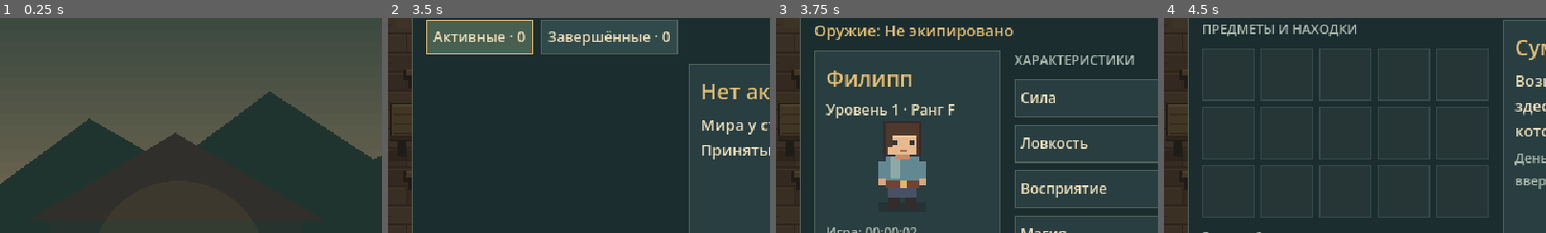
Above: before the commit, frames 1-4 (left to right).
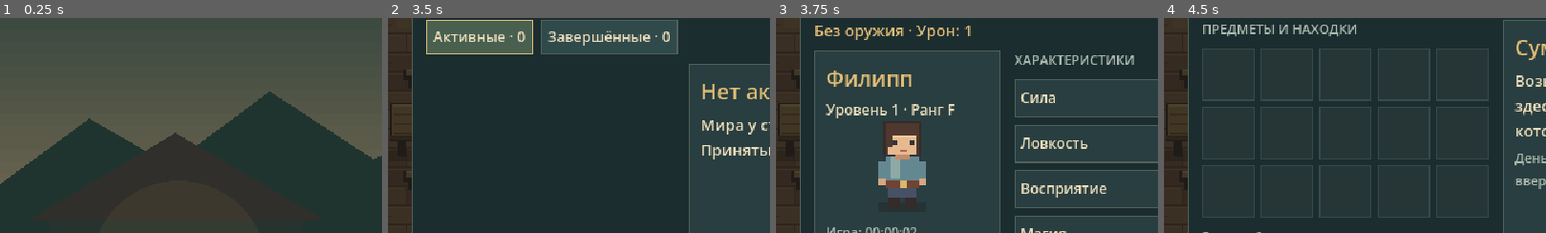
Above: after the commit, the same moments.

Repository: Zmeika-odinochka/EllaraRPG
Game: Godot game, scene res://scenes/main_menu.tscn
Two runs of this game, one before a commit and one after it. Both use one fixed random seed, a clock stepped at 60 frames per second and the inputs below.
Inputs (mouse positions are % of the whole screen's width and height, from its top left):
- Up to frame 1 (0.25 s): no input
- Up to frame 2 (3.5 s): click "Новая игра" at 0.5 s; click "СЛОТ 1 · Пусто" at 1.25 s; tap Enter at 2 s; move the mouse to (72, 45) at 2.02 s; hold D (move_right) 2.03-2.78 s; hold E (interact) 2.03-2.78 s; click (72, 45) at 2.17 s; move the mouse to (30, 55) at 2.77 s; hold S (move_down) from 2.78 s (still down); tap J (journal) at 2.85 s; click (30, 55) at 2.92 s
- Up to frame 3 (3.75 s): release S (move_down) at 3.5 s; click "Герой" at 3.5 s
- Up to frame 4 (4.5 s): click "Сумка · I" at 4.25 s
The pictures show only the part of the screen within x 0-50%, y 25-75%; the shares and areas given below are measured in that part.

Frames 1-2 are identical in both runs. In frame 3, 1.4% of the frame differs, in the area x 10-63%, y 3-11%; in frame 4, nothing differs.

Commit message:
Apply equipped weapon damage and visuals; silence transition save notices

Diff:
--- a/scripts/character_panel.gd
+++ b/scripts/character_panel.gd
@@ -205,6 +205,7 @@
 	details.add_child(info)
 	details.add_child(UI.label("Количество: %d" % int(state.inventory.get(id, 0)), 12, UI.MUTED))
 	if id == "simple_dagger":
+		details.add_child(UI.label("Базовый урон: %d" % state.Weapons.DAGGER.base_damage,12,UI.GOLD))
 		var equip := UI.button("Снять оружие" if state.equipped_weapon == id else "Экипировать",true)
 		equip.pressed.connect(toggle_weapon)
 		details.add_child(equip)
@@ -215,7 +216,7 @@
 func build_hero() -> void:
 	var equipment := HBoxContainer.new()
 	body.add_child(equipment)
-	var slot := UI.label("Оружие: " + ("Простой кинжал" if state.equipped_weapon == "simple_dagger" else "Не экипировано"), 13, UI.GOLD)
+	var slot := UI.label(("Кинжал" if state.equipped_weapon == "simple_dagger" else "Без оружия") + " · Урон: %d" % state.weapon_base_damage(), 13, UI.GOLD)
 	slot.size_flags_horizontal = Control.SIZE_EXPAND_FILL
 	equipment.add_child(slot)
 	if state.inventory.has("simple_dagger"):
--- a/scripts/city_dialogue.gd
+++ b/scripts/city_dialogue.gd
@@ -65,6 +65,7 @@
 	item.size_flags_horizontal = Control.SIZE_EXPAND_FILL
 	goods.add_child(item)
 	item.add_child(UI.label("Простой кинжал · 24 медяка",16,UI.GOLD))
+	item.add_child(UI.label("Базовый урон: %d" % state.Weapons.DAGGER.base_damage,12,UI.GOLD))
 	purse = UI.label("",12)
 	item.add_child(purse)
 	status = UI.label("",11,UI.MUTED)
--- a/scripts/game_hud.gd
+++ b/scripts/game_hud.gd
@@ -81,6 +81,7 @@
 	toast_panel.visible = not world.dialogue.is_open and not world.character_panel.is_open and not world.busy
 
 func on_saved(slot: int, reason: String) -> void:
+	if reason == "transition": return
 	if reason == "reward" and toast_remaining > 0:
 		return # The reward notice already represents this saved event.
 	elif reason == "work":
--- a/scripts/post_combat.gd
+++ b/scripts/post_combat.gd
@@ -6,7 +6,8 @@
 const RETRY := Vector2(144, 240)
 const TERRITORY := Rect2(112, 80, 224, 176)
 const MAX_HEALTH := 100
-const ENEMY_HEALTH := 3
+# The old three-hit counter is now health: three dagger hits, eighteen punches.
+const ENEMY_HEALTH := 18
 const ATTACK_RANGE := 42.0
 const WINDUP := 0.72
 const STRIKE := 0.16
@@ -30,6 +31,8 @@
 var swing_direction := Vector2.RIGHT
 var swing_time := 0.0
 var swing_resolved := false
+var swing_weapon := ""
+var swing_damage := 1
 var invulnerability := 0.0
 var enemy_flash := 0.0
 var player_flash := 0.0
@@ -177,6 +180,9 @@
 	player.facing = Vector2(signf(swing_direction.x),0) if absf(swing_direction.x)>absf(swing_direction.y) else Vector2(0,signf(swing_direction.y))
 	swing_time = 0.5
 	swing_resolved = false
+	# Keep the picture and damage of this swing consistent if equipment changes.
+	swing_weapon = state.equipped_weapon
+	swing_damage = state.weapon_base_damage()
 	strikes_started += 1
 	return true
 
@@ -226,7 +232,7 @@
 func resolve_swing() -> void:
 	if phase in ["cleared", "returning"]: return
 	if not in_arc(player.position, enemy.position, swing_direction, ATTACK_RANGE): return
-	enemy_health -= 1
+	enemy_health = maxi(0, enemy_health-swing_damage)
 	enemy_flash = 0.18
 	engaged = true
 	if enemy_health <= 0:
--- a/scripts/post_combat_art.gd
+++ b/scripts/post_combat_art.gd
@@ -39,8 +39,9 @@
 	pixel(head+Vector2(-3,-2),Vector2(2,2),eye)
 	pixel(head+Vector2(2,-2),Vector2(2,2),eye)
 	if combat.engaged:
-		for i in range(combat.ENEMY_HEALTH):
-			pixel(Vector2(-13+i*9,-32),Vector2(7,3),"c68a68" if i<combat.enemy_health else "293734")
+		pixel(Vector2(-13,-32),Vector2(26,3),"293734")
+		var width := ceilf(26.0*combat.enemy_health/combat.ENEMY_HEALTH)
+		if width>0: pixel(Vector2(-13,-32),Vector2(width,3),"c68a68")
 
 func draw_warning() -> void:
 	if combat.phase in ["windup","strike"]:
@@ -61,13 +62,20 @@
 	if combat.swing_time>0.18:
 		var progress: float = clampf((0.5-combat.swing_time)/0.32,0,1)
 		var origin: Vector2 = combat.player.position+Vector2(0,-14)
+		if combat.swing_weapon == "":
+			var reach := 10.0+22.0*sin(progress*PI)
+			var fist: Vector2 = (origin+combat.swing_direction*reach).round()
+			draw_line(origin,(fist-combat.swing_direction*3).round(),Color("648892"),5)
+			pixel(fist-Vector2(3,3),Vector2(6,6),"d7a77f")
+			pixel(fist-Vector2(2,3),Vector2(4,2),"f3cc9d")
+			return
 		var direction: Vector2 = combat.swing_direction.rotated(-1.0+progress*2.0)
-		var hand := (origin+direction*9).round()
-		var tip := (origin+direction*32).round()
+		var hand := (origin+direction*12).round()
+		var tip := (origin+direction*28).round()
 		draw_line(hand,tip,Color("243332"),5)
 		draw_line(hand,tip,Color("c7cec0"),3)
 		draw_line(hand,(hand+direction*6).round(),Color("87603d"),3)
-		var cross := direction.orthogonal()*4
+		var cross := direction.orthogonal()*3
 		draw_line((hand+direction*7-cross).round(),(hand+direction*7+cross).round(),Color("c1a876"),2)
 		if combat.swing_time<0.38:
 			for i in range(9):
--- a/tests/city.gd
+++ b/tests/city.gd
@@ -76,6 +76,7 @@
 	talk.refresh()
 	await frames(3)
 	check(Rect2(0,0,640,360).encloses(talk.panel.get_global_rect()),"Shop fits 640x360")
+	check(visible_text(talk).contains("Базовый урон: 6"),"Shop shows dagger damage")
 	await capture("city-armory-shop.png")
 	await key_press(KEY_ESCAPE)
 	check(paused and talk.is_open and not state.buy_dagger(),"Pause preserves shop and blocks purchases")
@@ -94,10 +95,12 @@
 	await key_press(KEY_ENTER)
 	check(state.equipped_weapon=="simple_dagger" and state.read_slot(1).equipped_weapon=="simple_dagger","Keyboard equip persists")
 	check(state.weapon_base_damage()==6,"Weapon model exposes dagger base damage")
+	check(visible_text(game.character_panel).contains("Базовый урон: 6"),"Dagger details show damage")
 	await capture("city-dagger-bag.png")
 	game.character_panel.switch_tab("hero")
 	await frames(3)
 	await capture("city-weapon-slot.png")
+	check(visible_text(game.character_panel).contains("Кинжал · Урон: 6"),"Weapon slot shows equipped damage")
 	check(Rect2(0,0,640,360).encloses(game.character_panel.panel.get_global_rect()),"Equipped hero panel fits viewport")
 	game.character_panel.close()
 	var saved: Dictionary = state.read_slot(1)
@@ -152,13 +155,24 @@
 			await frames(5)
 			game = current_scene
 			check(game.scene_file_path==entry.scene,"Connected district: "+scene+" -> "+entry.scene)
+			check(game.hud.toast_remaining==0,"Transition does not show a save toast")
 	# Road return now uses the southern gateway, with no weapon requirement.
+	state.game_active = true
 	state.pending_spawn = Vector2(100,410)
 	game = await load_world(state.OUTSKIRTS_SCENE)
 	await key_press(KEY_E)
 	await frames(5)
 	game = current_scene
 	check(game.scene_file_path==City.GATES and state.equipped_weapon=="","Old road returns to city without a weapon gate")
+	check(state.read_slot(1).location_scene==City.GATES,"Quiet transition still saves the destination")
+	check(game.hud.toast_remaining==0,"Real transition autosave is quiet")
+	check(state.save_game(1),"Manual save succeeds after quiet transition")
+	check(game.hud.toast_remaining>0 and game.hud.toast.text.contains("Сохранено"),"Manual save confirmation remains visible")
+	var blocked_write: String = ProjectSettings.globalize_path(state.slot_path(1)+".tmp")
+	DirAccess.make_dir_absolute(blocked_write)
+	check(not state.autosave("transition"),"Transition write failure is reported")
+	check(game.hud.toast_icon.text=="!" and game.hud.toast_remaining>0,"Quiet autosave does not hide failures")
+	DirAccess.remove_absolute(blocked_write)
 	clear_test_saves()
 	print("CITY: %d failure(s)" % failures)
 	quit(1 if failures else 0)
--- a/tests/combat.gd
+++ b/tests/combat.gd
@@ -40,14 +40,27 @@
 	game.player.position = Vector2(244,208)
 	await frames(3)
 	await click_enemy(48)
-	check(combat.strikes_started==1 and combat.enemy_health==2,"Real mouse hold makes one swing and one damage event")
+	check(combat.strikes_started==1 and combat.enemy_health==17,"Real mouse hold makes one swing and one damage event")
 	await frames(35)
-	check(combat.strikes_started==1 and combat.enemy_health==2,"No automatic attack from held or released input")
+	check(combat.strikes_started==1 and combat.enemy_health==17,"No automatic attack from held or released input")
+	check(combat.swing_weapon=="" and combat.swing_damage==1,"Unarmed swing uses fist and actual unarmed damage")
+	state.inventory.simple_dagger = 1
+	await click_enemy()
+	await frames(35)
+	check(combat.enemy_health==16 and combat.swing_weapon=="","Owning a dagger in the bag does not wield it")
+	check(state.set_equipped_weapon("simple_dagger"),"Owned dagger can be equipped before combat")
+	await click_enemy()
+	await frames(35)
+	check(combat.enemy_health==10 and combat.swing_weapon=="simple_dagger" and combat.swing_damage==6,"Equipped dagger deals exactly six damage and selects dagger art")
+	state.set_equipped_weapon("")
+	await click_enemy()
+	await frames(35)
+	check(combat.enemy_health==9 and combat.swing_weapon=="" and combat.swing_damage==1,"Removing the dagger restores fist damage and art")
 	await fresh()
 	game.player.position = Vector2(144,200)
 	check(combat.start_swing(Vector2(0,200)),"An empty swing starts")
 	await frames(35)
-	check(combat.enemy_health==3,"Out-of-range or wrong-facing attack misses")
+	check(combat.enemy_health==18,"Out-of-range or wrong-facing attack misses")
 	# The actual room table is between these two safe floor positions.
 	check(not combat.line_clear(Vector2(244,120),Vector2(244,200)),"Solid table blocks damage visibility")
 	await fresh()
@@ -101,7 +114,7 @@
 	Input.action_release("move_down")
 	check(game.player.position.y>256 and not combat.engaged,"Existing passage allows physical retreat")
 	await wait_phase("idle")
-	check(combat.health==100 and combat.enemy_health==3 and combat.enemy.position.distance_to(combat.HOME)<4,"Retreat resets both participants after enemy returns")
+	check(combat.health==100 and combat.enemy_health==18 and combat.enemy.position.distance_to(combat.HOME)<4,"Retreat resets both participants after enemy returns")
 	# Defeat uses the live enemy loop, preserving all persistent progress.
 	await fresh()
 	state.personal_coins = 37
@@ -120,7 +133,7 @@
 	check(paused and combat.defeated,"Escape remains available on defeat")
 	await key_press(KEY_ESCAPE)
 	await key_press(KEY_ENTER)
-	check(not combat.defeated and combat.health==100 and combat.enemy_health==3,"Keyboard retry restores the whole encounter")
+	check(not combat.defeated and combat.health==100 and combat.enemy_health==18,"Keyboard retry restores the whole encounter")
 	check(game.player.position.distance_to(combat.RETRY)<4 and not game.busy,"Retry starts at safe doorway")
 	check(state.personal_coins==37 and state.attributes["Сила"]==4 and state.inventory.watch_notes==1 and "shortcut" in state.discoveries,"Defeat preserves money, attributes, find and shortcut")
 	# Exercise the other choice with an actual GUI mouse event.
@@ -132,12 +145,14 @@
 	await mouse_button(combat.exit_button.get_global_rect().get_center(),false)
 	check(not combat.defeated and game.player.position.distance_to(Vector2(384,392))<4,"Mouse defeat choice returns to the safe exit")
 	# Kill with separate actual mouse clicks. No artificial reward is granted.
+	state.inventory.simple_dagger = 1
+	state.set_equipped_weapon("simple_dagger")
 	game.player.position = Vector2(244,208)
 	await frames(20)
 	for i in range(3):
 		await click_enemy()
 		await frames(35)
-	check(combat.phase=="cleared" and state.post_guard_defeated,"Three separate hits clear the encounter")
+	check(combat.phase=="cleared" and state.post_guard_defeated,"Three separate dagger hits clear the encounter")
 	check(state.personal_coins==37 and state.attributes["Сила"]==4,"No unimplemented XP or coin reward")
 	check(state.read_slot(1).post_guard_defeated,"Victory autosaves")
 	var saved: Dictionary = state.read_slot(1)
@@ -163,7 +178,7 @@
 	check(state.apply_data(state.read_slot(1)),"Unfinished attempt loads")
 	game = await load_world(state.OUTPOST_SCENE)
 	combat = game.combat
-	check(combat.health==100 and combat.enemy_health==3,"Loading resets both health pools consistently")
+	check(combat.health==100 and combat.enemy_health==18,"Loading resets both health pools consistently")
 	game.player.position = Vector2(244,208)
 	await wait_phase("windup")
 	check(combat.health_bar.size.y<=8,"Combat health bar stays compact")
Binary file changed: docs/screenshots/city-armory-shop.png
Binary file changed: docs/screenshots/city-dagger-bag.png
Binary file changed: docs/screenshots/city-weapon-slot.png
Binary file added: docs/screenshots/combat-dagger.png
Binary file added: docs/screenshots/combat-fist.png
Not shown, changed: AGENTS.md
Not shown, changed: DESIGN_ROADMAP.md
Not shown, changed: DEVELOPMENT_LOG.md
Not shown, changed: PROJECT_STATE.md
Not shown, changed: README.md
Not shown, changed: docs/CITY_SLICE.md
Not shown, changed: docs/COMBAT_P2.md
